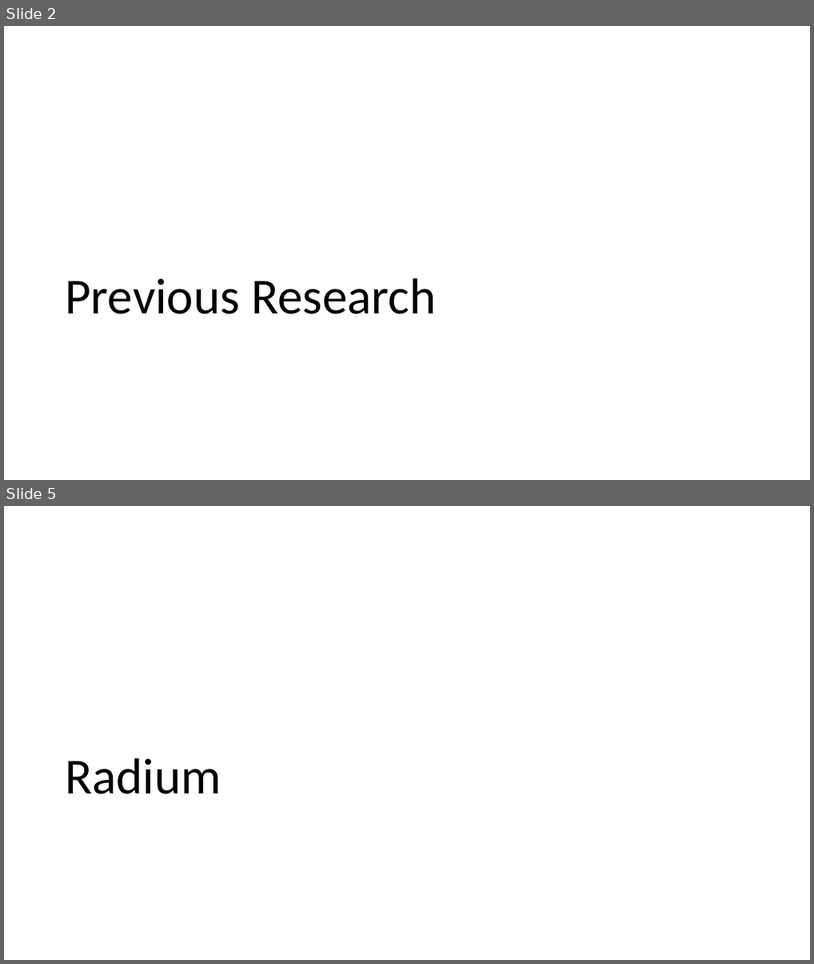
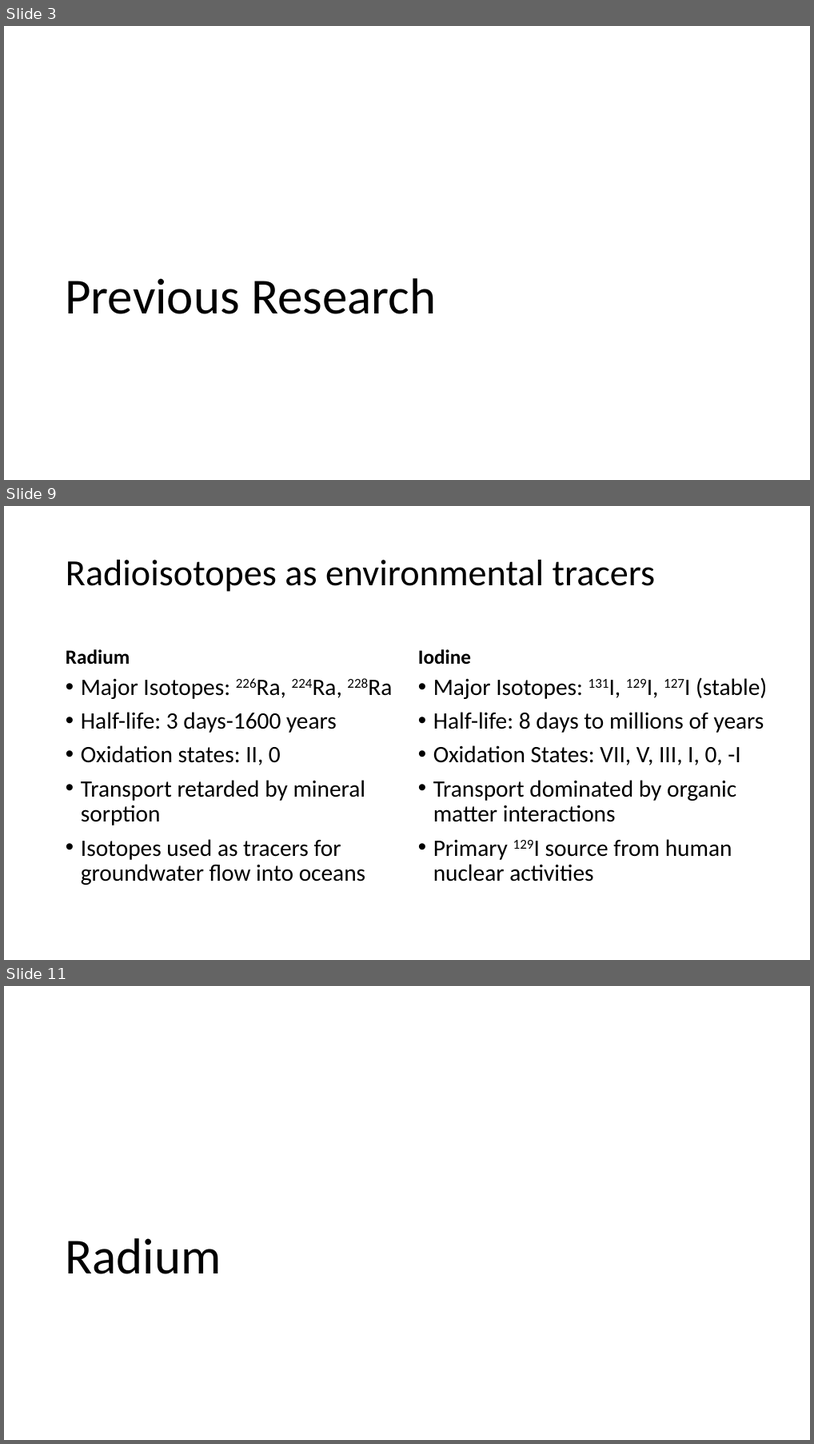
Before and after one commit to machen/Thesis-Proposal, a slide deck: Presentation.pptx. Shown one above the other, each under a label of ours: slides 2 and 5 before the commit, slides 3, 9 and 11 after it; the slides between them are not shown. The pictures are 814x964 and 814x1444 pixels, drawn with LibreOffice and Linux fonts; fonts in the diff are those of the drawing. Boxes give left, top, right and bottom in pixels: in the first picture for what was removed or moved away, otherwise in the second. Text is boxed around its words. In the diff, an @@ line names an element or a change of style, - is before the commit and + after.

```diff
--- a/Presentation.pptx
+++ b/Presentation.pptx
@@ slide 9 added at box(4, 506, 810, 960), background #FFFFFF @@
@@ title added at box(66, 560, 656, 592), 44 pt, text #000000 @@
+Radioisotopes as environmental tracers
@@ text added at box(66, 649, 130, 664), 24 pt, text #000000, bold @@
+Radium
@@ text added at box(418, 649, 471, 664), 24 pt, text #000000, bold @@
+Iodine
@@ text added at box(81, 678, 366, 884), 28 pt, text #000000 @@
+• Major Isotopes: 226Ra, 224Ra, 228Ra
+• Half-life: 3 days-1600 years
+• Oxidation states: II, 0
+• Transport retarded by mineral sorption
+• Isotopes used as tracers for groundwater flow into oceans
@@ text added at box(434, 677, 767, 881), 28 pt, text #000000 @@
+• Major Isotopes: 131I, 129I, 127I (stable)
+• Half-life: 8 days to millions of years
+• Oxidation States: VII, V, III, I, 0, -I
+• Transport dominated by organic matter interactions
+• Primary 129I source from human nuclear activities
@@ what was slide 2 is now slide 3 @@
@@ what was slide 5 is now slide 11 @@
```
Also in this commit, not shown: 1 slide changed, 16 other slides added, 1 slide removed.
